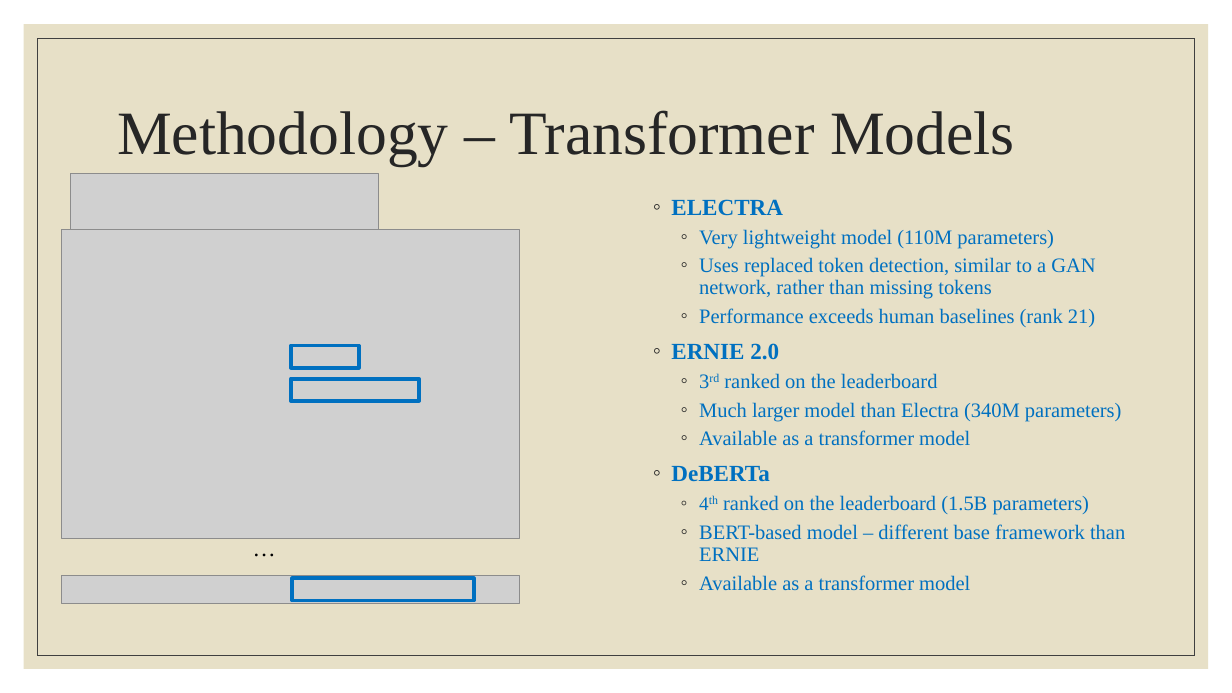
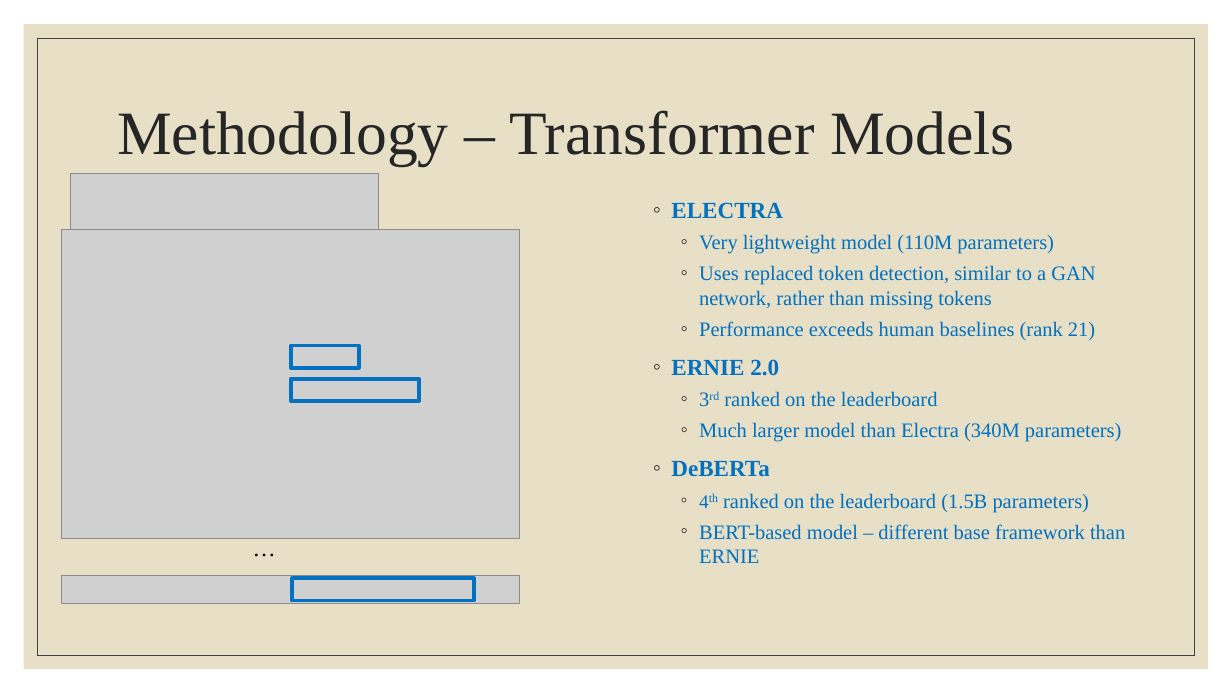
Before and after one commit to m-mcdougall/Capstone-DATS6501, a slide deck: slide 41 of Presentations/Capstone Presentation_MarikoMcDougall.pptx (slide 40 before the commit). Drawn at 1232x693 pixels with LibreOffice and Linux fonts; fonts in the diff are those of the drawing; grey boxes stand for pictures. Boxes give left, top, right and bottom in pixels: in the first picture for what was removed or moved away, otherwise in the second. Text is boxed around its words. In the diff, an @@ line names an element or a change of style, - is before the commit and + after.

```diff
--- a/Presentations/Capstone Presentation_MarikoMcDougall.pptx
+++ b/Presentations/Capstone Presentation_MarikoMcDougall.pptx
@@ text "ELECTRA" at (x1=671, y1=202, x2=1125, y2=563): line spacing 0.9 to 1 @@
@@ text at (x1=699, y1=430, x2=970, y2=446): paragraph removed @@
-  ◦ Available as a transformer model
@@ text at (x1=699, y1=575, x2=970, y2=591): paragraph removed @@
-  ◦ Available as a transformer model
```
Also in this commit, not shown: 6 other slides changed, 3 slides added.
